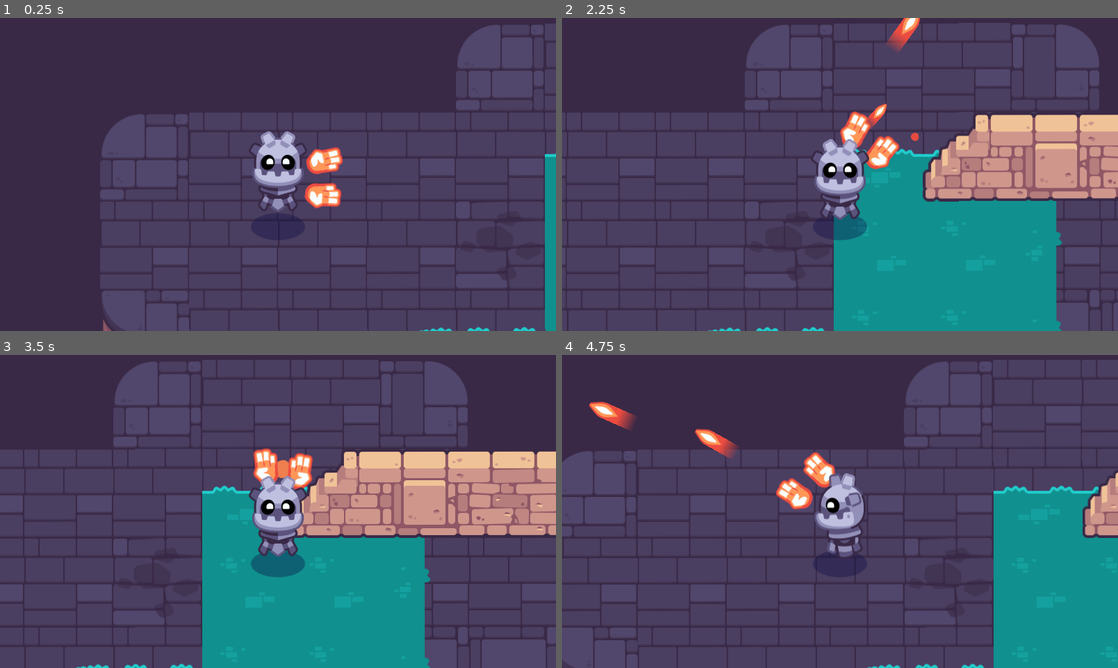
Above: before the commit, frames 1-4 (two rows, left to right).
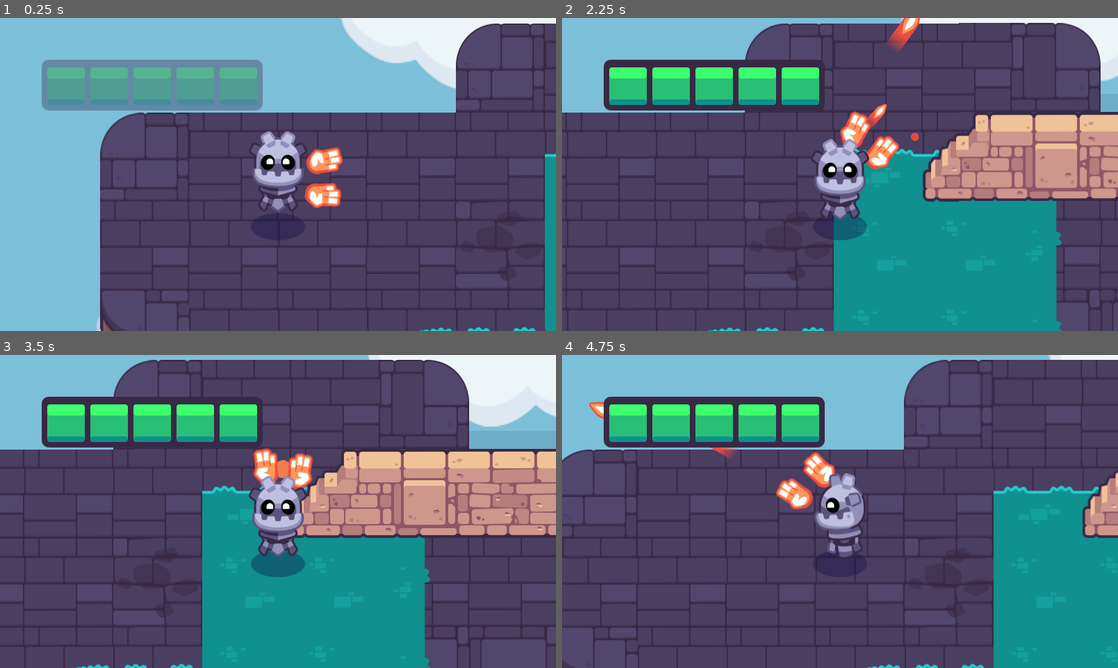
Above: after the commit, the same moments.

Repository: Gaymer7750/2d-GameDev-Course-
Game: Godot game, scene res://start.tscn
The game is run twice, just before and just after one commit, with the same random seed, the same clock (stepped at 60 frames per second) and the same inputs. This scene is started directly instead of the project's main scene. Sound files missing from this copy of the repository are replaced by a short silence.
Inputs (mouse positions are in pixels of both pictures, inside the frame that each line leads up to):
- Up to frame 1 (0.25 s): no input
- Up to frame 2 (2.25 s): tap Enter at 0.5 s; move the mouse to (962, 158) at 0.52 s; hold D (move_right) 0.53-1.25 s; hold Mouse wheel down (cycle_weapon_down) 0.53-1.25 s; click (962, 158) at 0.67 s; drag from (728, 190) to (984, 124) at 1.27 s; move the mouse to (895, 105) at 2.02 s; press the mouse at (895, 105) at 2.03 s; hold D (move_right) from 2.03 s (still down)
- Up to frame 3 (3.5 s): release D (move_right) at 2.75 s; release the mouse at (333, 442) at 2.75 s; drag from (250, 574) to (283, 445) at 2.77 s
- Up to frame 4 (4.75 s): move the mouse to (1006, 558) at 3.52 s; hold A (move_left) 3.53-4.25 s; hold Mouse wheel up (cycle_weapon_up) 3.53-4.25 s; drag from (673, 464) to (756, 433) at 4.27 s

The runs differ from the first frame. In frame 1, 38% of the frame differs, in the area x 0-100%, y 0-100%; in frame 2, 13%; in frame 3, 16%; in frame 4, 17%.

Commit message:
Add a Sky and healthbar

Diff:
--- a/02.getting-to-know-godot/start.tscn
+++ b/02.getting-to-know-godot/start.tscn
@@ -7,6 +7,8 @@
 [ext_resource type="PackedScene" uid="uid://cu2rb5dl4ljte" path="res://levels/rooms/room_a.tscn" id="5_noiiq"]
 [ext_resource type="PackedScene" uid="uid://dgayuh42w4v6u" path="res://levels/rooms/room_b.tscn" id="6_undam"]
 [ext_resource type="PackedScene" uid="uid://cq0mmphkbrvmm" path="res://levels/rooms/room_c.tscn" id="7_kkxcl"]
+[ext_resource type="PackedScene" uid="uid://wdey00p3syru" path="res://levels/background/background_blue_sky.tscn" id="8_o7ipv"]
+[ext_resource type="PackedScene" uid="uid://cce7r30dfjm4r" path="res://interface/bars/ui_health_bar.tscn" id="9_iaj5a"]
 
 [node name="Start" type="Node2D"]
 position = Vector2(1, 0)
@@ -36,3 +38,13 @@
 
 [node name="RoomC" parent="." instance=ExtResource("7_kkxcl")]
 position = Vector2(1023, -1920)
+
+[node name="BackgroundBlueSky" parent="." instance=ExtResource("8_o7ipv")]
+
+[node name="CanvasLayer" type="CanvasLayer" parent="."]
+
+[node name="UIHealthBar" parent="CanvasLayer" instance=ExtResource("9_iaj5a")]
+offset_left = 60.0
+offset_top = 60.0
+offset_right = 378.0
+offset_bottom = 132.725
Not shown: 1 places in 02.getting-to-know-godot/start.tscn that only renumber resources
Not shown, changed: 02.getting-to-know-godot/godot_tours.log
Not shown, removed: 02.getting-to-know-godot/godot_tours.log-FBmEzS
Not shown, added: 02.getting-to-know-godot/godot_tours.log-Mc2mMq
